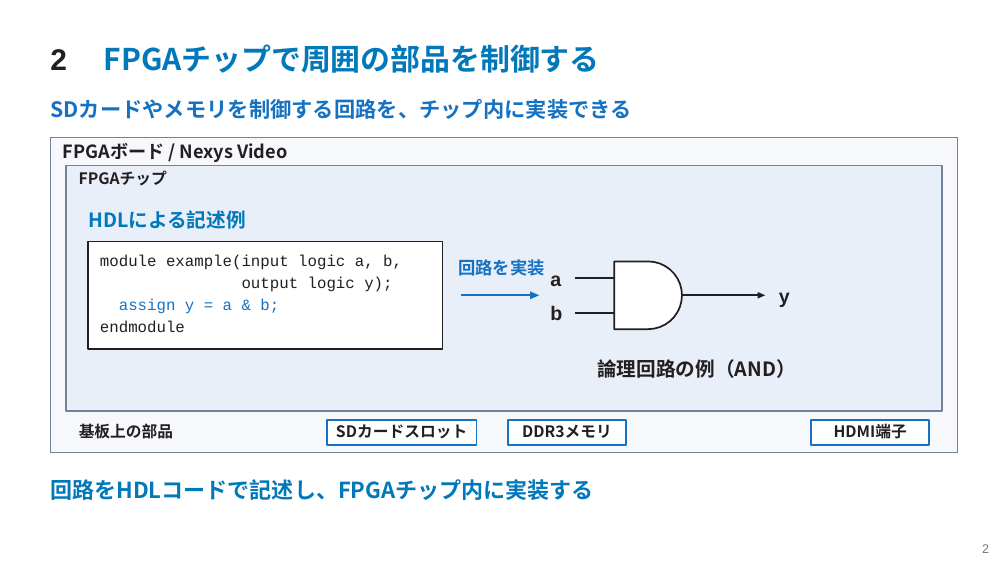
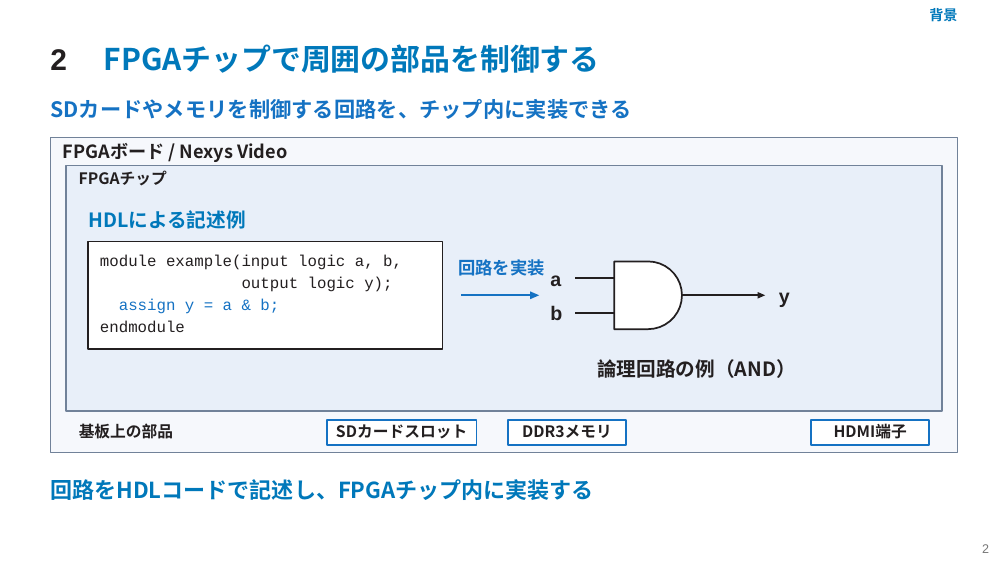
Before and after one commit to SoshiroFujimori/wally-game-console-research, a slide deck: slide 2 of docs/presentation/中間発表_主要事項.pptx. Drawn at 1008x567 pixels with LibreOffice and Linux fonts; fonts in the diff are those of the drawing. Boxes give left, top, right and bottom in pixels: in the first picture for what was removed or moved away, otherwise in the second. Text is boxed around its words. In the diff, an @@ line names an element or a change of style, - is before the commit and + after.

```diff
--- a/docs/presentation/中間発表_主要事項.pptx
+++ b/docs/presentation/中間発表_主要事項.pptx
@@ text added at (x1=929, y1=6, x2=957, y2=25), 13.5 pt, text #0078BA, bold @@
+背景
```
Also in this commit, not shown: 23 other slides changed, 2 slides added, 3 slides removed, 40 other files.
